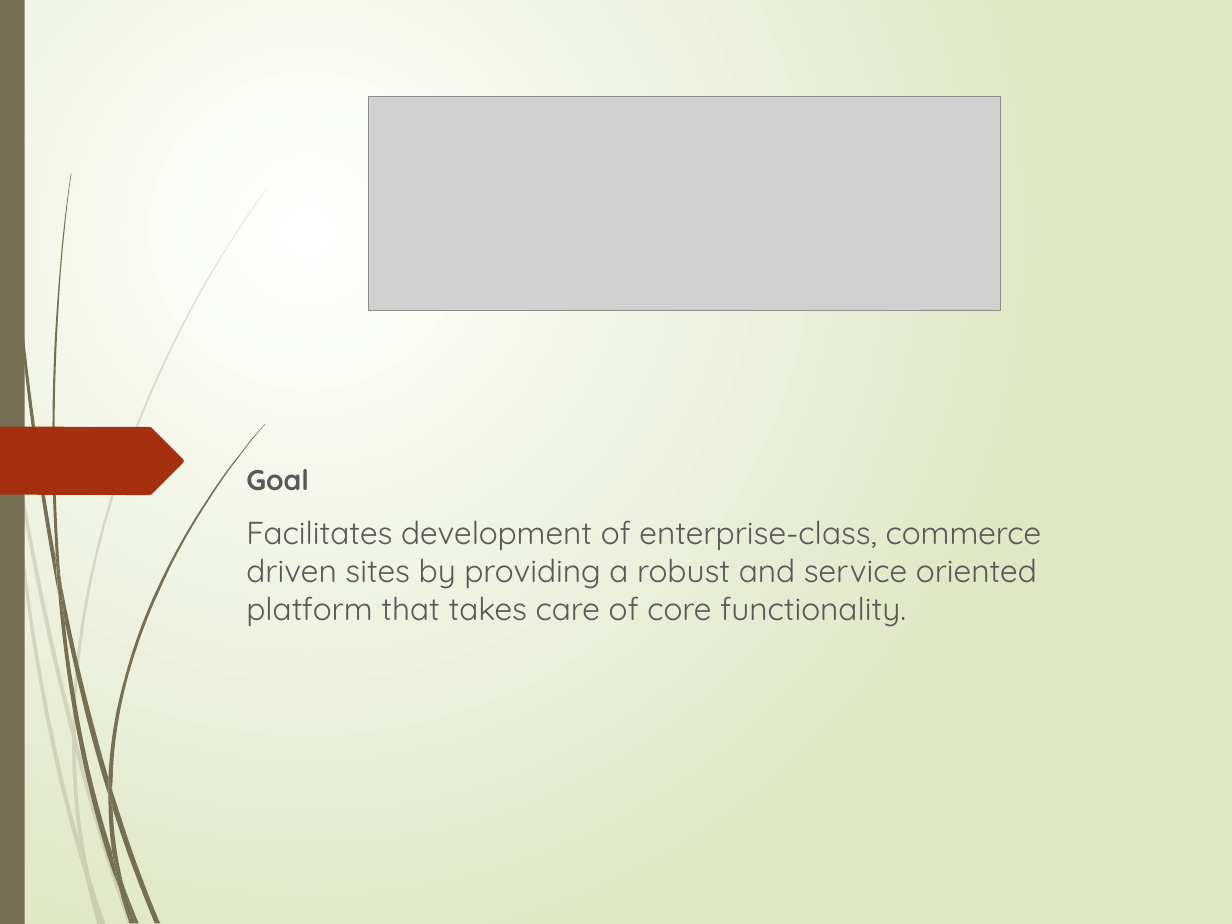
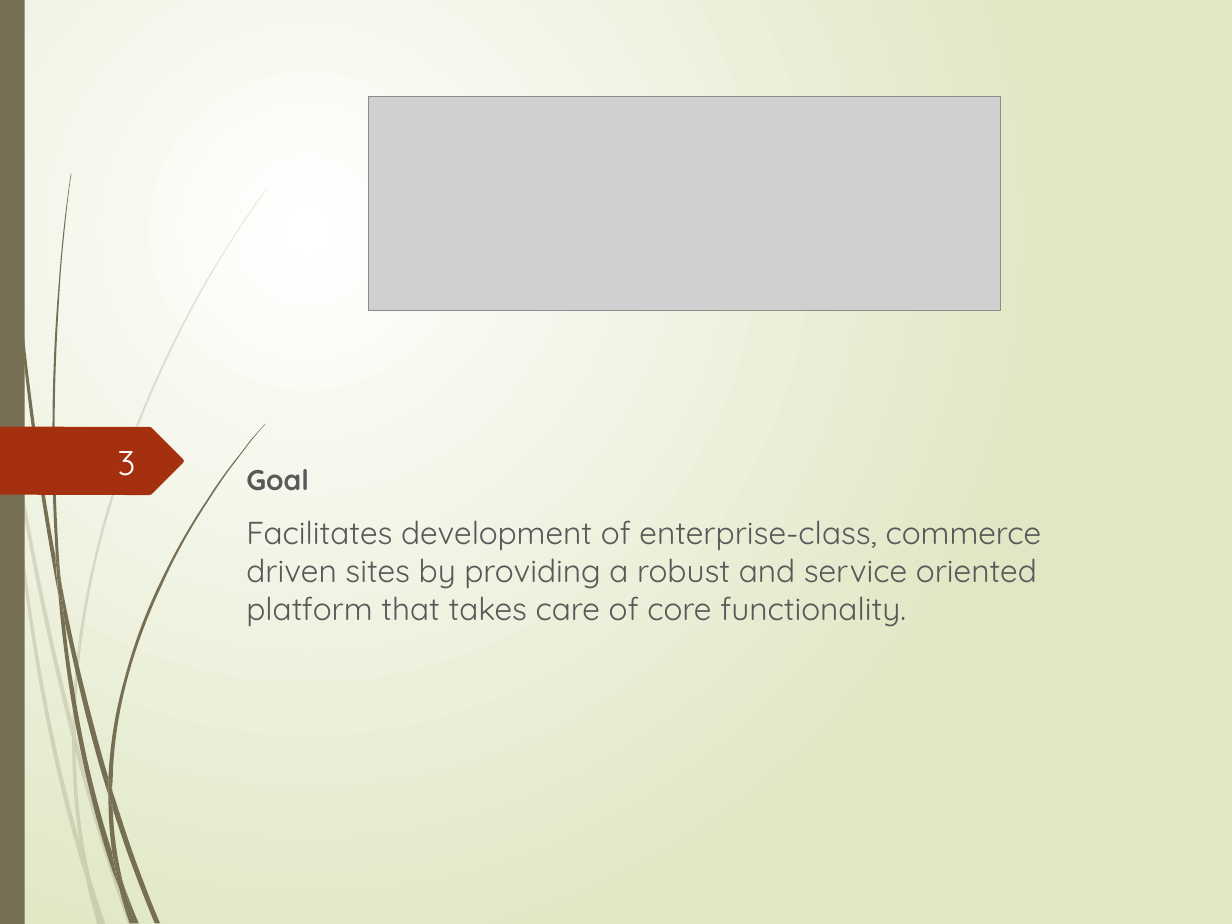
Before and after one commit to proliuxz/SME, a slide deck: slide 3 of Broadleaf.pptx (slide 2 before the commit). Drawn at 1232x924 pixels with LibreOffice and Linux fonts; fonts in the diff are those of the drawing; grey boxes stand for pictures. Boxes give left, top, right and bottom in pixels: in the first picture for what was removed or moved away, otherwise in the second. Text is boxed around its words. In the diff, an @@ line names an element or a change of style, - is before the commit and + after.

```diff
--- a/Broadleaf.pptx
+++ b/Broadleaf.pptx
@@ page number added at [118, 451, 136, 476], 20 pt, text #FEFFFF @@
+3
```
Also in this commit, not shown: 7 other slides changed, 6 slides added.
